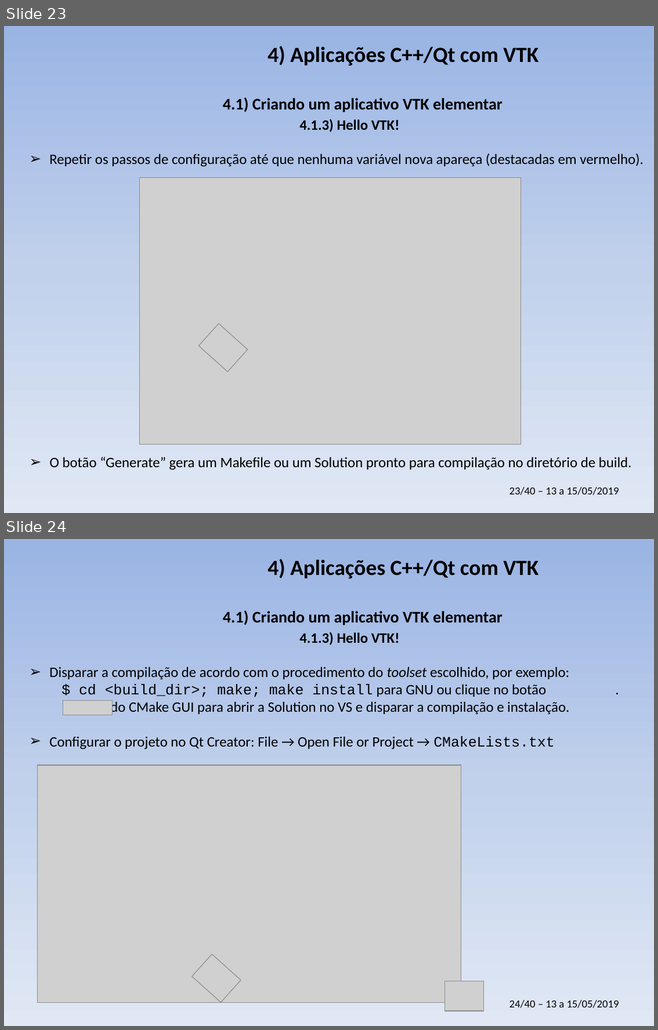
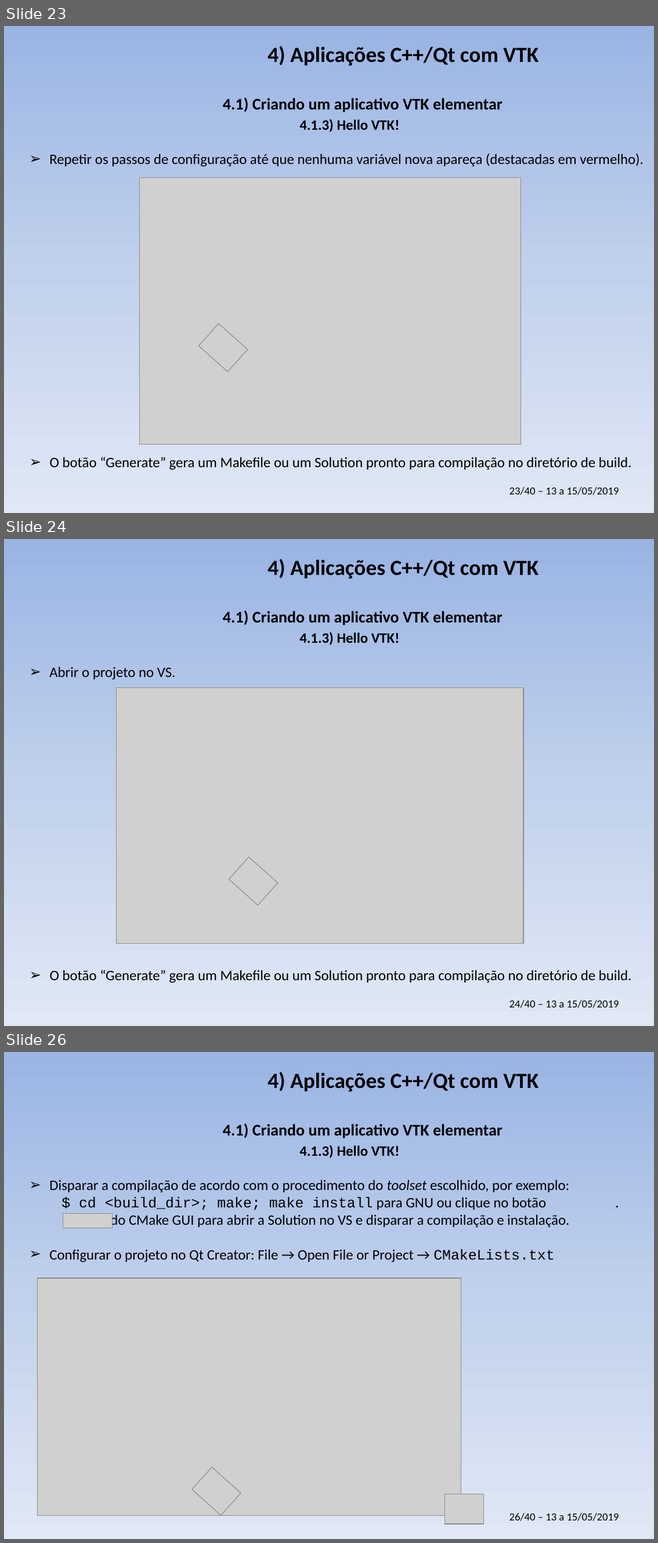
Before and after one commit to PauloCarvalhoRJ/cursoVTKgeo, a slide deck: aulas_3dias/slides_3dias.pptx. Shown one above the other, each under a label of ours: slides 23 and 24 before the commit, slides 23, 24 and 26 after it; the slides between them are not shown. The pictures are 658x1030 and 658x1543 pixels, drawn with LibreOffice and Linux fonts; fonts in the diff are those of the drawing; grey boxes stand for pictures; background and template pictures are left out. Boxes give left, top, right and bottom in pixels: in the first picture for what was removed or moved away, otherwise in the second. Text is boxed around its words. In the diff, an @@ line names an element or a change of style, - is before the commit and + after.

```diff
--- a/aulas_3dias/slides_3dias.pptx
+++ b/aulas_3dias/slides_3dias.pptx
@@ slide 24 added at box(4, 539, 654, 1026), background gradient #9AB5E4 to #C2D1ED to #E1E8F5; not listed: 1 template element that a slide beside it also shows @@
@@ title added at box(267, 559, 538, 579), 24 pt, text #000000, bold @@
+4) Aplicações C++/Qt com VTK
@@ text added at box(223, 610, 502, 625), 18 pt, text #000000, bold @@
+4.1) Criando um aplicativo VTK elementar
@@ text added at box(299, 632, 400, 645), 16 pt, text #000000, bold @@
+4.1.3) Hello VTK!
@@ text added at box(49, 667, 176, 680), 16 pt, text #000000 @@
+➢ Abrir o projeto no VS.
@@ picture added at box(117, 687, 524, 944) @@
@@ picture added at box(229, 857, 278, 906) @@
@@ text added at box(50, 970, 632, 983), 16 pt, text #000000 @@
+➢ O botão “Generate” gera um Makefile ou um Solution pronto para compilação no diretório de build.
@@ what was slide 24 is now slide 26 @@
@@ text at box(509, 1513, 619, 1521): text changed @@
-24/40 – 13 a 15/05/2019
+26/40 – 13 a 15/05/2019
```
Also in this commit, not shown: 1 slide changed, 2 other slides added.
